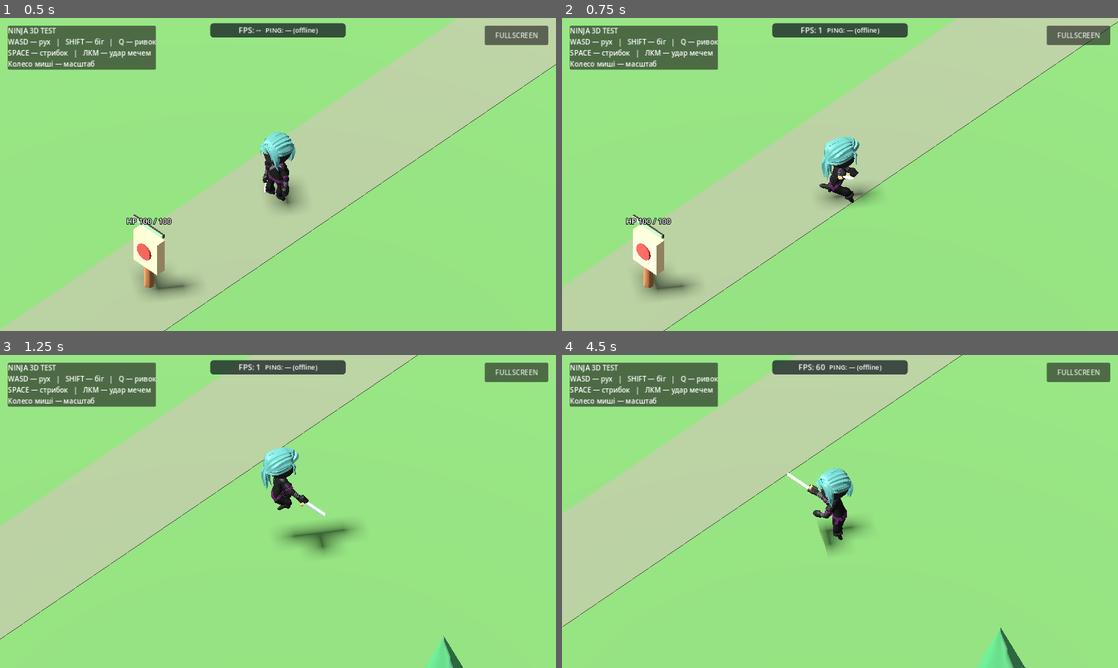
Above: before the commit, frames 1-4 (two rows, left to right).
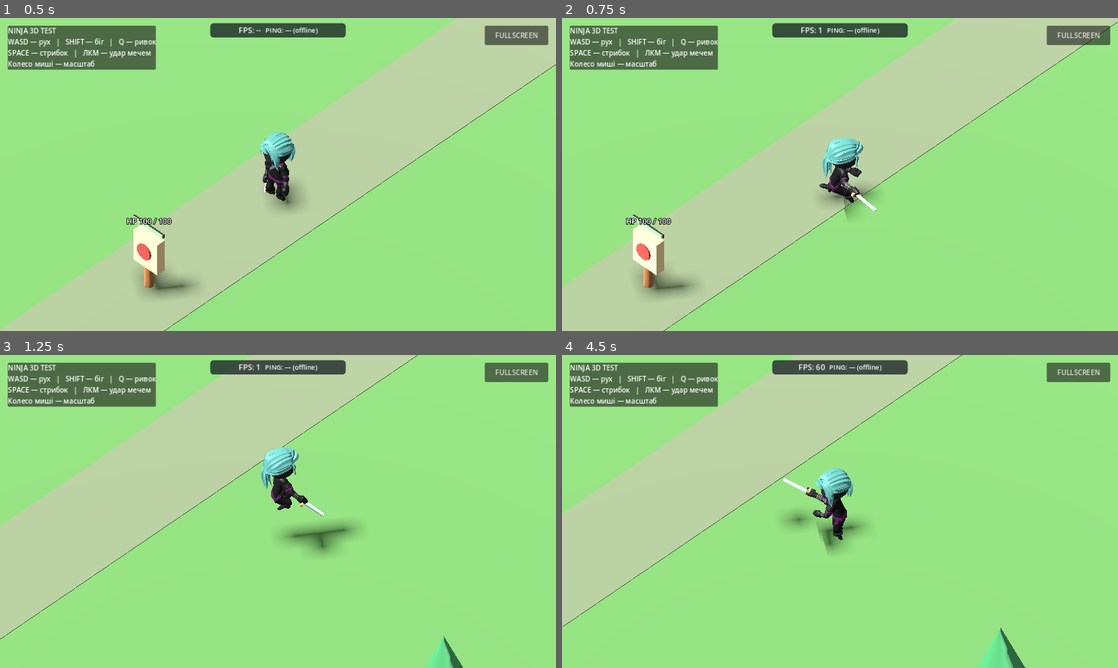
Above: after the commit, the same moments.

Repository: levian47/riskfate-3d-pro
Game: Godot game, scene res://main.tscn
Two runs of this game, one before a commit and one after it. Both use one fixed random seed, a clock stepped at 60 frames per second and the inputs below.
Inputs (mouse positions are in pixels of both pictures, inside the frame that each line leads up to):
- Up to frame 1 (0.5 s): no input
- Up to frame 2 (0.75 s): tap Enter at 0.5 s; move the mouse to (962, 158) at 0.52 s; hold D from 0.53 s (still down); hold Shift from 0.53 s (still down); click (962, 158) at 0.67 s
- Up to frame 3 (1.25 s): keep holding D; keep holding Shift; tap Space at 0.77 s
- Up to frame 4 (4.5 s): release D at 1.25 s; release Shift at 1.25 s; drag from (728, 527) to (812, 574) at 1.27 s; move the mouse to (895, 442) at 2.02 s; hold D 2.03-2.75 s; hold Shift 2.03-2.75 s; drag from (812, 574) to (673, 464) at 2.77 s; move the mouse to (1006, 558) at 3.52 s; hold A 3.53-4.25 s; hold Shift 3.53-4.25 s; tap Space at 3.77 s; drag from (673, 464) to (756, 433) at 4.27 s

Frame 1 is identical in both runs. In frame 2, 0.6% of the frame differs, in the area x 46-57%, y 38-64%; in frame 3, less than 0.1%; in frame 4, 0.4%.

Commit message:
fix: lower sweeping sword start pose and ease its horizontal cutting motion

Diff:
--- a/main.gd
+++ b/main.gd
@@ -425,7 +425,9 @@
 		var radius := offset.length()
 		if radius < 0.5:
 			continue
-		var progress := smoothstep(0.14, 0.59, fraction)
+		# Give the new sweeping attack a longer, ease-in/ease-out cutting
+		# phase. The standard attack retains its approved timing curve.
+		var progress := smoothstep(0.08, 0.66, fraction) if sweeping else smoothstep(0.14, 0.59, fraction)
 		var arc_direction := -1.0 if mirrored else 1.0
 		var sweep_angle := SWEEPING_ARC_ANGLE if sweeping else SWORD_ARC_SWEEP_ANGLE
 		var start_height := SWEEPING_ARC_START_HEIGHT if sweeping else SWORD_ARC_START_HEIGHT
@@ -439,7 +441,11 @@
 		var shoulder_pose := skeleton.get_bone_pose_rotation(shoulder_idx)
 		var global_rotation := shoulder_transform.basis.get_rotation_quaternion()
 		var rest_world_rotation := (global_rotation * shoulder_pose.inverse()).normalized()
-		var envelope := smoothstep(0.01, 0.15, fraction) * (1.0 - smoothstep(0.68, 0.94, fraction))
+		# The imported clip begins with the sword unusually high. For the
+		# sweeping test attack, solve its low starting pose from frame zero
+		# rather than fading the shoulder correction in during the first 15%.
+		# Leave the approved Standard branch bit-for-bit identical.
+		var envelope := (1.0 - smoothstep(0.70, 0.94, fraction)) if sweeping else (smoothstep(0.01, 0.15, fraction) * (1.0 - smoothstep(0.68, 0.94, fraction)))
 		# Every valid shoulder solution can twist about the target direction.
 		# Choose the nearest one to the previous key to avoid sudden flips.
 		var best_pose := Quaternion.IDENTITY
@@ -520,7 +526,9 @@
 	attack_node.animation = attack_clip_name
 	var attack_speed := AnimationNodeTimeScale.new()
 	var attack_layer := AnimationNodeOneShot.new()
-	attack_layer.fadein_time = 0.06
+	# Slightly soften the transition from locomotion to the new test pose.
+	# Only the sweeping animation is currently attached to the OneShot.
+	attack_layer.fadein_time = 0.09
 	attack_layer.fadeout_time = 0.10
 	attack_layer.filter_enabled = true
 	var filtered := 0
